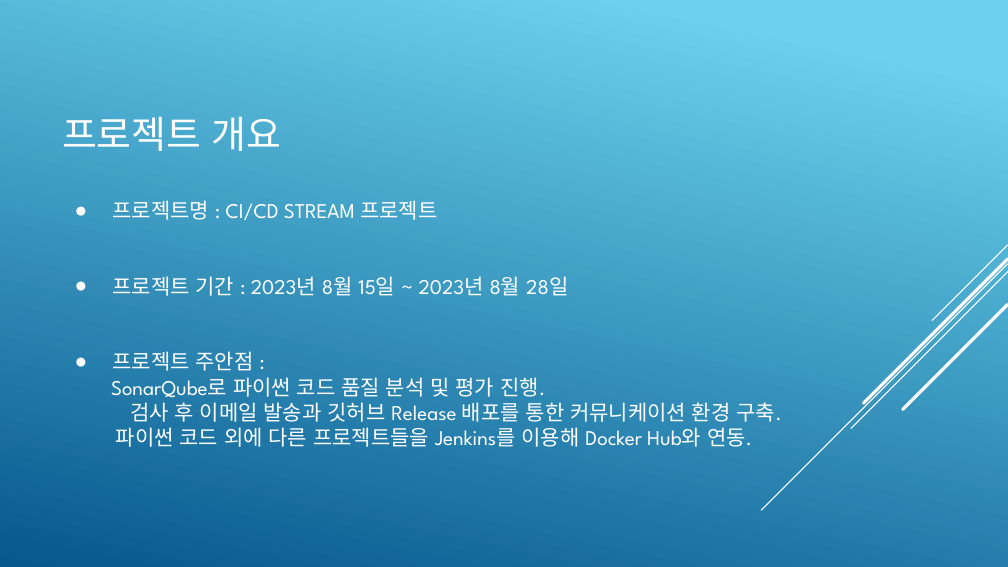
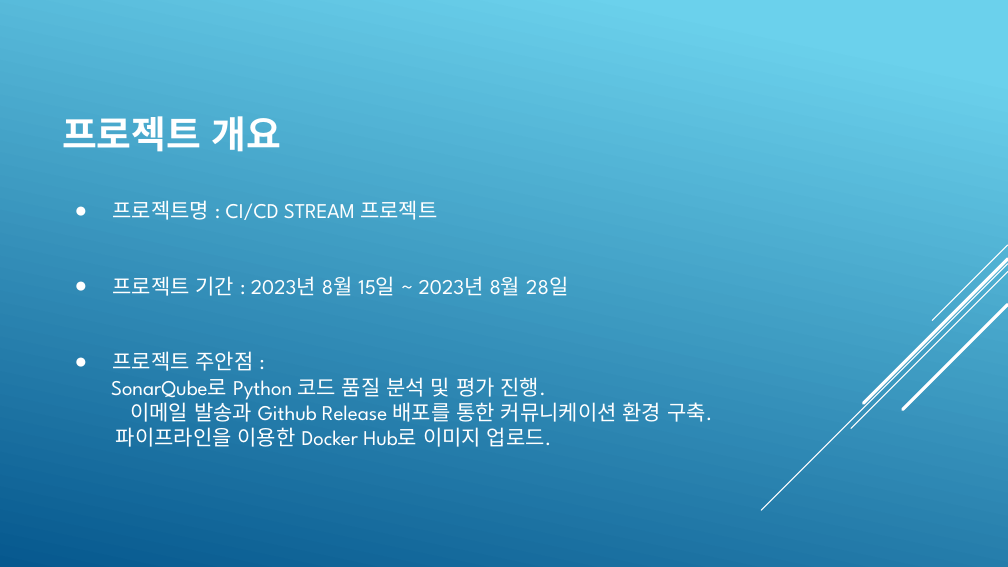
Before and after one commit to KimJeongHoon190/First_Project, a slide deck: slide 3 of 제출자료/최종 발표 프레젠테이션(김정훈).pptx. Drawn at 1008x567 pixels with LibreOffice and Linux fonts; fonts in the diff are those of the drawing. Boxes give left, top, right and bottom in pixels: in the first picture for what was removed or moved away, otherwise in the second. Text is boxed around its words. In the diff, an @@ line names an element or a change of style, - is before the commit and + after.

```diff
--- a/제출자료/최종 발표 프레젠테이션(김정훈).pptx
+++ b/제출자료/최종 발표 프레젠테이션(김정훈).pptx
@@ title "프로젝트 개요" at bbox=[62, 116, 282, 152]: bold on @@
@@ text at bbox=[111, 377, 712, 447]: text changed @@
-SonarQube로 파이썬 코드 품질 분석 및 평가 진행.
-검사 후 이메일 발송과 깃허브 Release 배포를 통한 커뮤니케이션 환경 구축.
-파이썬 코드 외에 다른 프로젝트들을 Jenkins를 이용해 Docker Hub와 연동.
+SonarQube로 Python 코드 품질 분석 및 평가 진행.
+이메일 발송과 Github Release 배포를 통한 커뮤니케이션 환경 구축.
+파이프라인을 이용한 Docker Hub로 이미지 업로드.
```
Also in this commit, not shown: 14 other slides changed, 1 slide added, 1 slide removed.
